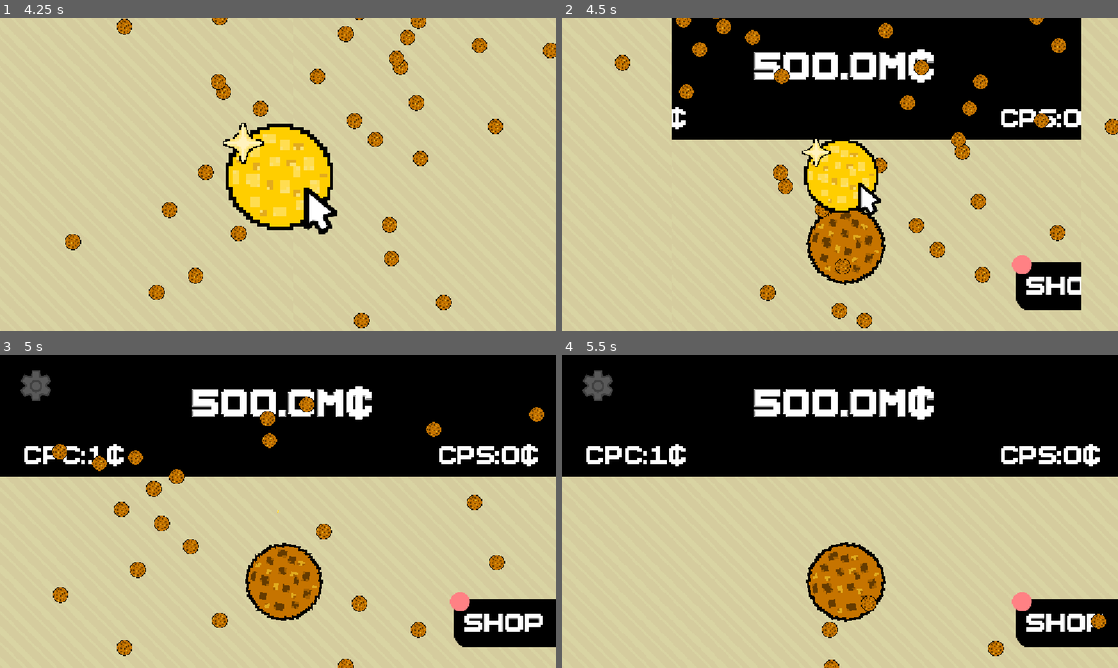
Above: before the commit, frames 1-4 (two rows, left to right).
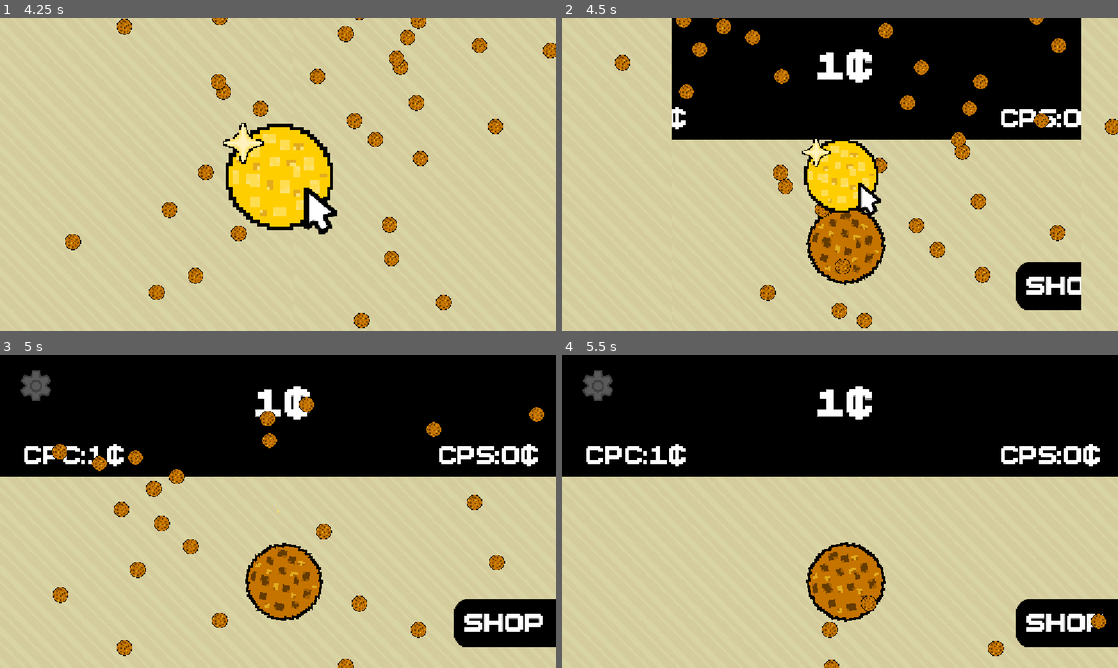
Above: after the commit, the same moments.

Repository: ashmitiscodingpython/sparkle-milkyway
Game: Godot game, scene res://scenes/main.tscn
Same seed, same stepped clock (60 frames per second), same inputs: the game is played once before the commit and once after it.
Inputs (mouse positions are in pixels of both pictures, inside the frame that each line leads up to):
- Up to frame 1 (4.25 s): tap Enter at 0.5 s; move the mouse to (289, 243) at 0.52 s; hold Right 0.53-1.28 s; tap Alt at 0.6, 2.1, 3.6 s; click (289, 243) at 0.67 s; move the mouse to (522, 287) at 1.27 s; hold Down 1.28-2.03 s; tap Shift at 1.35, 2.85 s; click (522, 287) at 1.42 s; move the mouse to (389, 36) at 2.02 s; hold Right 2.03-2.78 s; click (389, 36) at 2.17 s; move the mouse to (38, 49) at 2.77 s; hold Up 2.78-3.53 s; click (38, 49) at 2.92 s; move the mouse to (189, 155) at 3.52 s; hold Left from 3.53 s (still down); click (189, 155) at 3.67 s
- Up to frame 2 (4.5 s): keep holding Left; move the mouse to (840, 177) at 4.27 s; tap Shift at 4.35 s; click (840, 177) at 4.42 s
- Up to frame 3 (5 s): keep holding Left
- Up to frame 4 (5.5 s): move the mouse to (867, 511) at 5.02 s; release Left at 5.03 s; hold Down from 5.03 s (still down); tap Alt at 5.1 s; click (867, 511) at 5.17 s

Frame 1 is identical in both runs. In frame 2, 1.9% of the frame differs, in the area x 34-85%, y 10-82%; in frame 3, 2.0%; in frame 4, 2.1%.

Commit message:
Erhh whatever

Diff:
--- /dev/null
+++ b/scenes/background_capture.tscn
@@ -0,0 +1,53 @@
+[gd_scene format=3 uid="uid://bj3le6sau81r7"]
+
+[ext_resource type="Texture2D" uid="uid://c71c465mbgynu" path="res://images/back.png" id="1_b0pev"]
+[ext_resource type="Texture2D" uid="uid://drps3la7xx8tq" path="res://images/Yellow.png" id="1_nir0f"]
+[ext_resource type="Texture2D" uid="uid://bypm1vj5jdkvv" path="res://images/cookie.png" id="2_nir0f"]
+[ext_resource type="Texture2D" uid="uid://bc10v8j1mxeey" path="res://images/golden cookie.png" id="3_msb4c"]
+[ext_resource type="Texture2D" uid="uid://bw1tujnwsshfs" path="res://images/cursor.png" id="4_kqkt7"]
+
+[node name="BackgroundCapture" type="Node2D" unique_id=1605730714]
+
+[node name="TextureRect" type="TextureRect" parent="." unique_id=1529057872]
+offset_left = -105.0
+offset_top = -99.0
+offset_right = 1200.0
+offset_bottom = 753.0
+texture = ExtResource("1_nir0f")
+stretch_mode = 1
+
+[node name="Sprite2D" type="Sprite2D" parent="." unique_id=1372527197]
+visible = false
+position = Vector2(597, 312)
+texture = ExtResource("1_b0pev")
+
+[node name="cookies" type="CPUParticles2D" parent="." unique_id=779594687]
+position = Vector2(576, -50)
+emitting = false
+amount = 48
+texture = ExtResource("2_nir0f")
+lifetime = 1.35
+emission_shape = 3
+emission_rect_extents = Vector2(576, 1)
+
+[node name="golden cookies" type="CPUParticles2D" parent="." unique_id=1712950030]
+position = Vector2(576, -50)
+emitting = false
+amount = 48
+texture = ExtResource("3_msb4c")
+lifetime = 1.35
+emission_shape = 3
+emission_rect_extents = Vector2(576, 1)
+
+[node name="mice" type="CPUParticles2D" parent="." unique_id=565767805]
+position = Vector2(576, -50)
+emitting = false
+amount = 48
+texture = ExtResource("4_kqkt7")
+lifetime = 1.35
+emission_shape = 3
+emission_rect_extents = Vector2(576, 1)
+angle_min = -45.0
+angle_max = 45.0
+scale_amount_min = 0.5
+scale_amount_max = 0.5
--- a/scenes/main.tscn
+++ b/scenes/main.tscn
@@ -239,7 +239,6 @@
 [node name="GameManager" type="Node2D" parent="." unique_id=1908970732]
 unique_name_in_owner = true
 script = ExtResource("4_jkv2x")
-cookies = 500000000
 
 [node name="CPS Counter" type="Label" parent="." unique_id=731323940]
 texture_filter = 1
--- a/scripts/cookie_script.gd
+++ b/scripts/cookie_script.gd
@@ -45,7 +45,7 @@
 	$".".position.x = 592 + cx_a + cx_b
 	time_sec += delta
 	area.rotation = sin(time_sec * 3) * 0.3
-	if mouse_on and !game_manager.factory_color_prompt and !heat_disable:
+	if mouse_on and !game_manager.factory_color_prompt and !heat_disable and !game_manager.settings:
 		area.scale += (Vector2(6, 6) - area.scale) / 10
 	else:
 		area.scale += (Vector2(5, 5) - area.scale) / 10
@@ -100,7 +100,7 @@
 
 func _input(event):
 	if event is InputEventMouseButton and event.pressed and event.button_index in [MOUSE_BUTTON_LEFT]:
-		if mouse_on and !game_manager.factory_color_prompt and !heat_disable:
+		if mouse_on and !game_manager.factory_color_prompt and !heat_disable and !game_manager.settings:
 			$"../ClickEffect".play()
 			area.scale += Vector2(1, 1)
 			var sma_cook = load("res://scenes/cookie_smal.tscn")
Binary file added: images/back.png
Binary file added: images/embedbg.png
